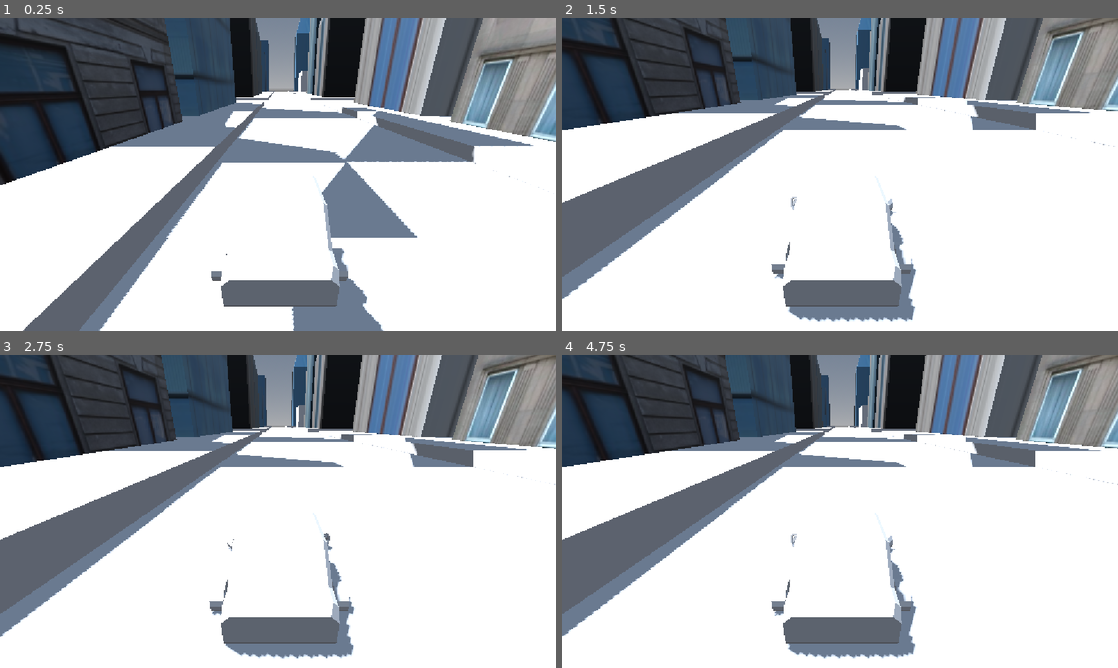
Above: before the commit, frames 1-4 (two rows, left to right).
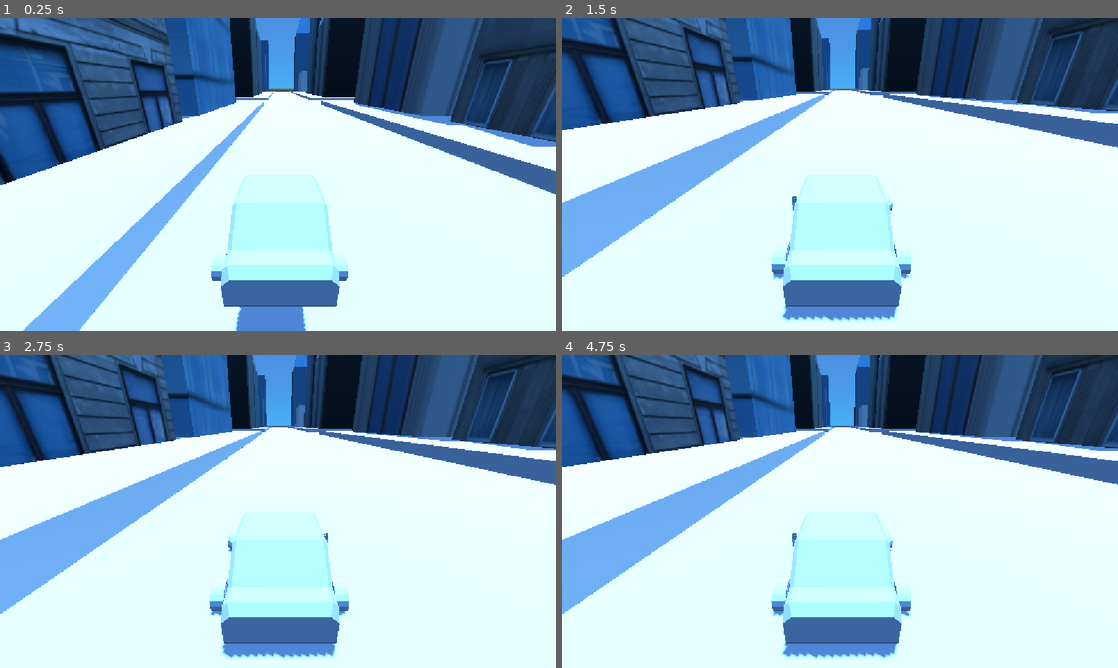
Above: after the commit, the same moments.

Repository: flores-maxEnergy/contraTempo-Game
Game: Godot game, scene res://scenes/cidade.tscn
Same seed, same stepped clock (60 frames per second), same inputs: the game is played once before the commit and once after it.
Inputs:
- Up to frame 1 (0.25 s): no input
- Up to frame 2 (1.5 s): hold D (direita) 0.53-1.28 s; tap W (acelerar) at 0.6 s; hold A (esquerda) from 1.28 s (still down); tap S (reh) at 1.35 s
- Up to frame 3 (2.75 s): tap Enter at 2 s; release A (esquerda) at 2.03 s; hold D (direita) from 2.03 s (still down); tap W (acelerar) at 2.1 s
- Up to frame 4 (4.75 s): tap Space at 2.75, 4.25 s; tap S (reh) at 2.85, 4.35 s; tap Enter at 3.5 s; release D (direita) at 3.53 s; hold A (esquerda) from 3.53 s (still down); tap W (acelerar) at 3.6 s

The runs differ from the first frame. In frame 1, 73% of the frame differs, in the area x 0-100%, y 0-100%; in frame 2, 69%; in frame 3, 69%; in frame 4, 69%.

Commit message:
🛠️refactor: Carro e ambiente
- Pequena alteração no script do personagem.
- Ajustando o ambiente/sky do jogo.

Diff:
--- a/scenes/cidade.tscn
+++ b/scenes/cidade.tscn
@@ -4,8 +4,12 @@
 [ext_resource type="Texture2D" uid="uid://g1gh20wt4llx" path="res://assets/modelagens/cidade_contraTempo_predios_textura.png" id="2_6qmdn"]
 
 [sub_resource type="ProceduralSkyMaterial" id="ProceduralSkyMaterial_hrftm"]
-sky_horizon_color = Color(0.66224277, 0.6717428, 0.6867428, 1)
-ground_horizon_color = Color(0.66224277, 0.6717428, 0.6867428, 1)
+sky_top_color = Color(0.31070226, 0.5061255, 0.84415156, 1)
+sky_horizon_color = Color(0.2747651, 0.6921117, 0.96653813, 1)
+ground_bottom_color = Color(0.12992242, 0.10702764, 0.08126385, 1)
+ground_horizon_color = Color(0.49098802, 0.709644, 0.78127897, 1)
+ground_curve = 0.005176329
+sun_curve = 0.16643538
 
 [sub_resource type="Sky" id="Sky_6qmdn"]
 sky_material = SubResource("ProceduralSkyMaterial_hrftm")
@@ -98,7 +102,8 @@
 environment = SubResource("Environment_qlh45")
 
 [node name="DirectionalLight3D" type="DirectionalLight3D" parent="." unique_id=773054815]
-transform = Transform3D(-0.8660254, -0.43301278, 0.25, 0, 0.49999997, 0.86602545, -0.50000006, 0.75, -0.43301266, 0, 0, 0)
+transform = Transform3D(-0.8660254, -0.43301278, 0.24999999, 0.2564967, 0.044451326, 0.9655224, -0.42919636, 0.900291, 0.07257038, 0, 0, 0)
+light_color = Color(0.58783966, 0.78094506, 0.8919321, 1)
 shadow_enabled = true
 
 [node name="Player_carro" parent="." unique_id=1212637723 instance=ExtResource("1_hrftm")]
--- a/scripts/player_carro.gd
+++ b/scripts/player_carro.gd
@@ -1,6 +1,6 @@
 extends VehicleBody3D
 
-var steer = 0.9
+var steer = 0.7
 var power = 800
 
 func _physics_process(delta: float) -> void:
